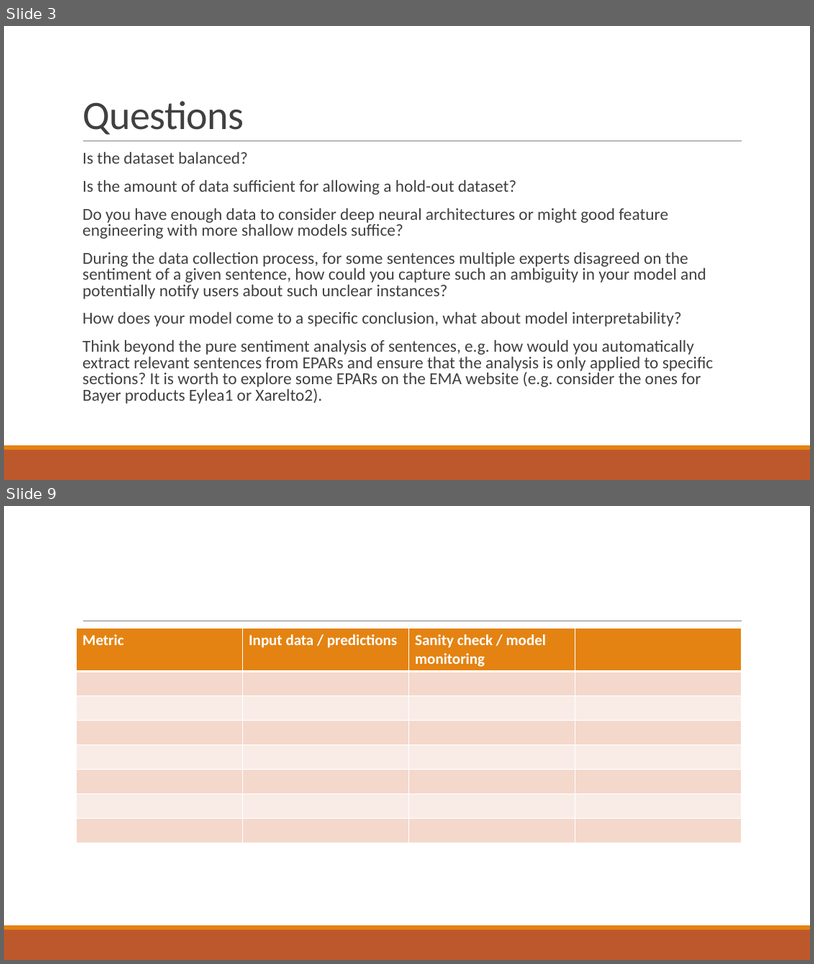
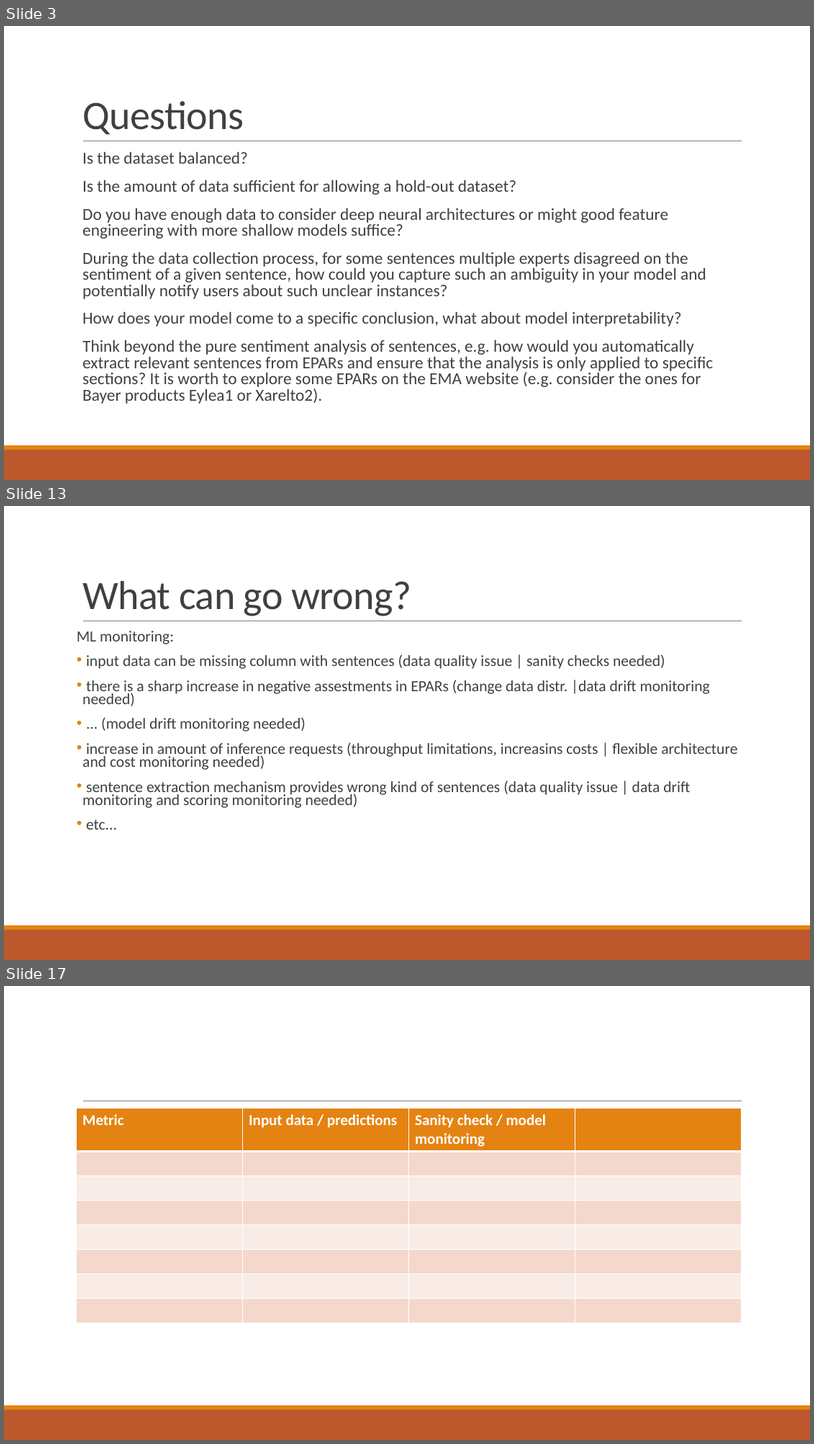
Before and after one commit to nlp-task-kp/sentiment_analysis, a slide deck: presentation/Sentiment analysis for EPARs.pptx. Shown one above the other, each under a label of ours: slides 3 and 9 before the commit, slides 3, 13 and 17 after it; the slides between them are not shown. The pictures are 814x964 and 814x1444 pixels, drawn with LibreOffice and Linux fonts; fonts in the diff are those of the drawing. Boxes give left, top, right and bottom in pixels: in the first picture for what was removed or moved away, otherwise in the second. Text is boxed around its words. In the diff, an @@ line names an element or a change of style, - is before the commit and + after.

```diff
--- a/presentation/Sentiment analysis for EPARs.pptx
+++ b/presentation/Sentiment analysis for EPARs.pptx
@@ slide 13 added at (4,506,810,960), background #FFFFFF; not listed: 3 template elements that a slide beside it also shows @@
@@ title added at (82,581,412,616), 48 pt, text #404040 @@
+What can go wrong?
@@ text added at (77,631,738,829), 18.5 pt, text #404040 @@
+ML monitoring:
+• input data can be missing column with sentences (data quality issue | sanity checks needed)
+• there is a sharp increase in negative assestments in EPARs (change data distr. |data drift monitoring needed)
+• ... (model drift monitoring needed)
+• increase in amount of inference requests (throughput limitations, increasins costs | flexible architecture and cost monitoring needed)
+• sentence extraction mechanism provides wrong kind of sentences (data quality issue | data drift monitoring and scoring monitoring needed)
+• etc...
@@ what was slide 9 is now slide 17 @@
```
Also in this commit, not shown: 5 slides changed, 10 other slides added.
